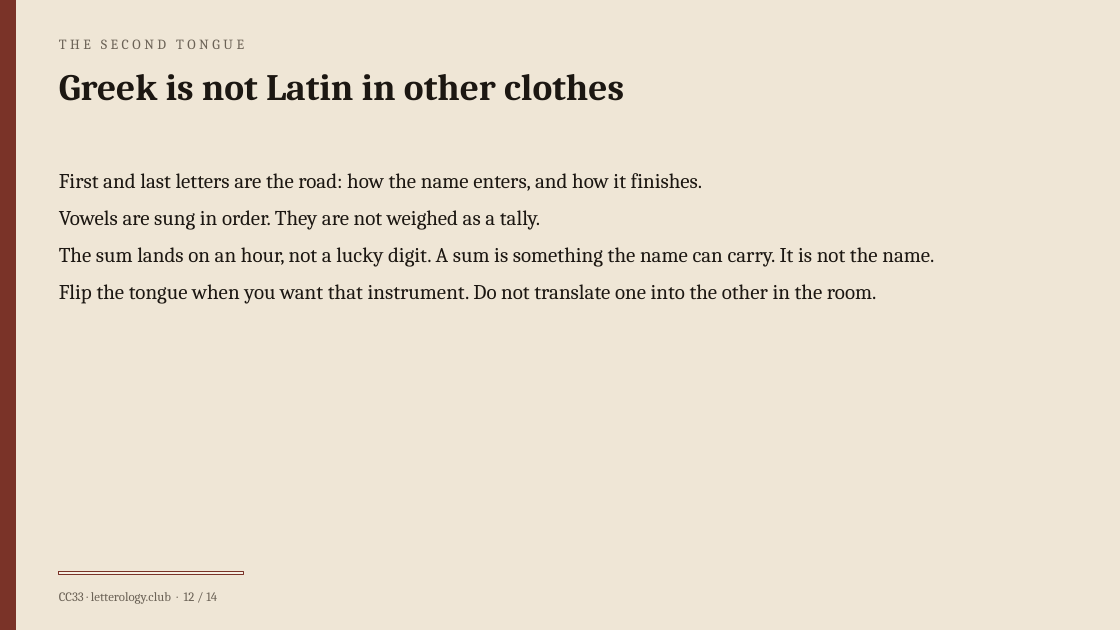
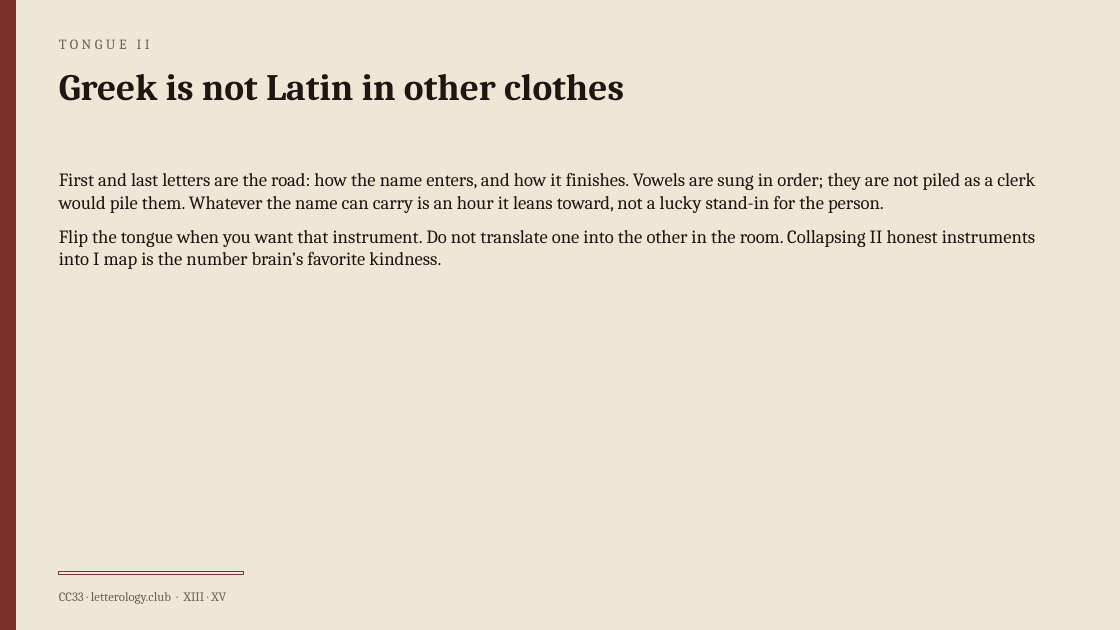
Before and after one commit to ImperialDave/Letterology-Calculator, a slide deck: slide 13 of public/brief.pptx (slide 12 before the commit). Drawn at 1120x630 pixels with LibreOffice and Linux fonts; fonts in the diff are those of the drawing. Boxes give left, top, right and bottom in pixels: in the first picture for what was removed or moved away, otherwise in the second. Text is boxed around its words. In the diff, an @@ line names an element or a change of style, - is before the commit and + after.

Commit message:
Grade the portrait A+ to F and rebuild the quiz as a fifty-item inventory.
The Brief writes quantities as Romans and says what a Letter brain is. The test shuffles sides, scores ten aspects on their own, and keeps the Letter-brain mark separate from the seats.

```diff
--- a/public/brief.pptx
+++ b/public/brief.pptx
@@ text at [59,39,150,49]: text changed @@
-THE SECOND TONGUE
+TONGUE II
@@ text at [59,173,1035,269]: text changed; size 18 to 16 pt @@
-First and last letters are the road: how the name enters, and how it finishes.
-Vowels are sung in order. They are not weighed as a tally.
-The sum lands on an hour, not a lucky digit. A sum is something the name can carry. It is not the name.
-Flip the tongue when you want that instrument. Do not translate one into the other in the room.
+First and last letters are the road: how the name enters, and how it finishes. Vowels are sung in order; they are not piled as a clerk would pile them. Whatever the name can carry is an hour it leans toward, not a lucky stand-in for the person.
+Flip the tongue when you want that instrument. Do not translate one into the other in the room. Collapsing II honest instruments into I map is the number brain’s favorite kindness.
@@ text at [59,592,226,604]: text changed @@
-CC33 · letterology.club · 12 / 14
+CC33 · letterology.club · XIII · XV
```
Also in this commit, not shown: 13 other slides changed, 1 slide added, 15 other files.
